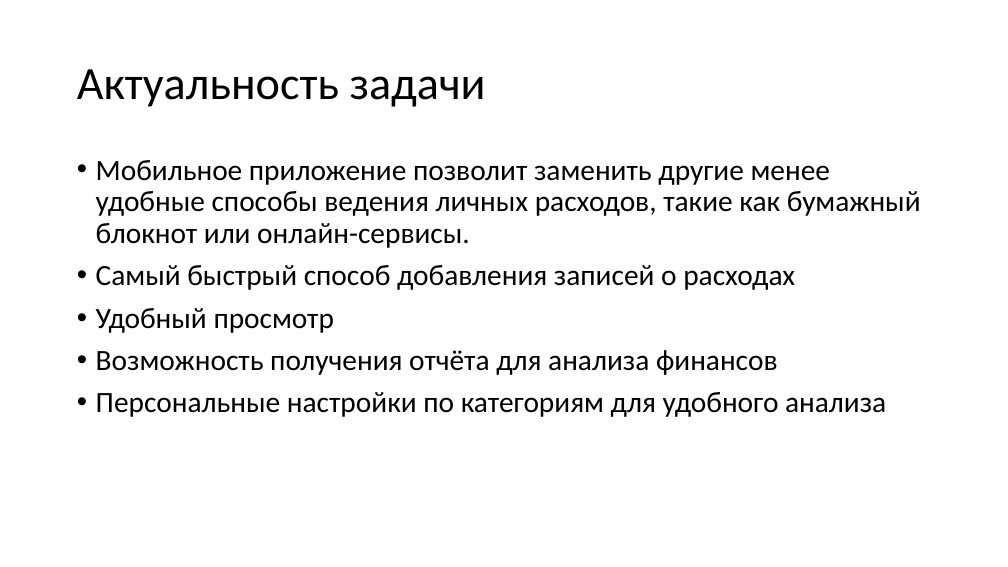
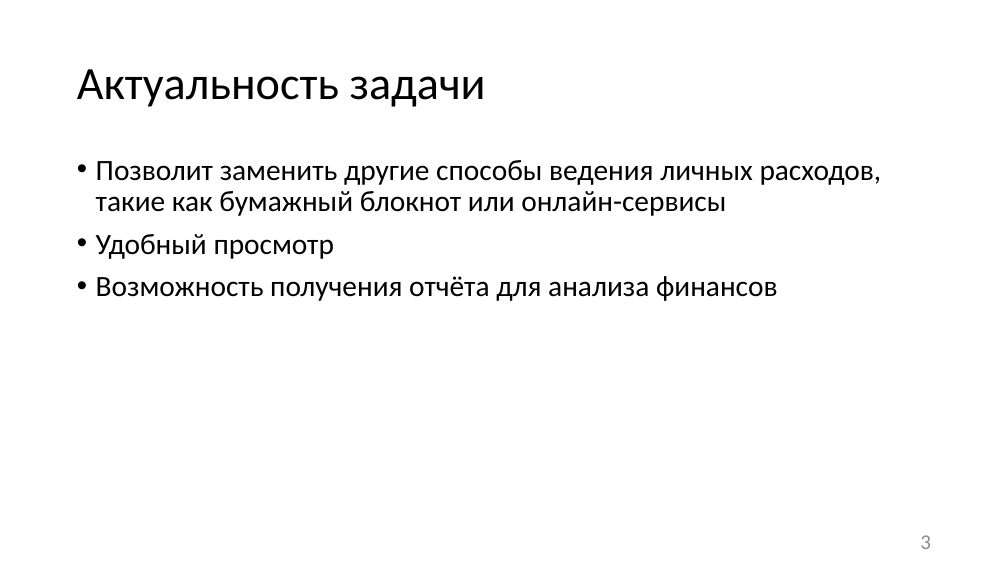
Before and after one commit to liza-dobrynina/MyCosts, a slide deck: slide 3 of Документация/Презентация.pptx. Drawn at 1008x567 pixels with LibreOffice and Linux fonts; fonts in the diff are those of the drawing. Boxes give left, top, right and bottom in pixels: in the first picture for what was removed or moved away, otherwise in the second. Text is boxed around its words. In the diff, an @@ line names an element or a change of style, - is before the commit and + after.

```diff
--- a/Документация/Презентация.pptx
+++ b/Документация/Презентация.pptx
@@ text at box(96, 160, 882, 216): text changed @@
-• Мобильное приложение позволит заменить другие менее удобные способы ведения личных расходов, такие как бумажный блокнот или онлайн-сервисы.
-• Самый быстрый способ добавления записей о расходах
+• Позволит заменить другие способы ведения личных расходов, такие как бумажный блокнот или онлайн-сервисы
@@ text at box(96, 392, 886, 417): paragraph removed @@
-• Персональные настройки по категориям для удобного анализа
@@ page number added at box(920, 535, 931, 549), 20 pt, text #8C8C8C @@
+3
```
Also in this commit, not shown: 14 other slides changed, 1 slide added, 2 slides removed.
